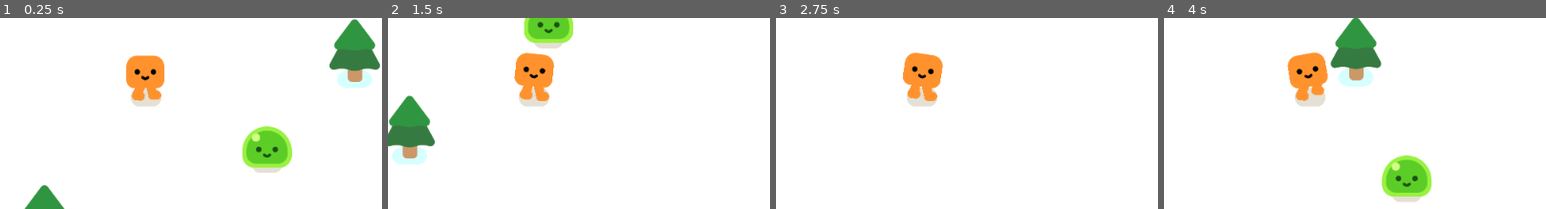
Above: before the commit, frames 1-4 (left to right).
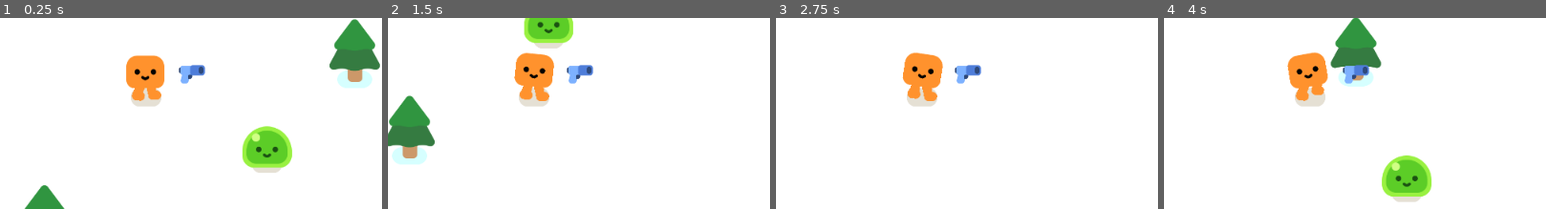
Above: after the commit, the same moments.

Repository: martindieck/gun-galore
Game: Godot game, scene res://game.tscn
Two runs of this game, one before a commit and one after it. Both use one fixed random seed, a clock stepped at 60 frames per second and the inputs below.
Inputs:
- Up to frame 1 (0.25 s): no input
- Up to frame 2 (1.5 s): hold D (move_right) 0.53-1.28 s; hold S (move_down) from 1.28 s (still down)
- Up to frame 3 (2.75 s): release S (move_down) at 2.03 s; hold D (move_right) from 2.03 s (still down)
- Up to frame 4 (4 s): release D (move_right) at 2.78 s; hold W (move_up) 2.78-3.53 s; hold A (move_left) from 3.53 s (still down)
The pictures show only the part of the screen within x 31-81%, y 29-79%; the shares and areas given below are measured in that part.

The runs differ from the first frame. In frame 1, 0.5% of the frame differs, in the area x 46-54%, y 24-35%; in frame 2, 0.5%; in frame 3, 0.5%; in frame 4, 0.5%.

Commit message:
Added Gun to Player and Modified Range

Diff:
--- a/gun.tscn
+++ b/gun.tscn
@@ -3,18 +3,19 @@
 [ext_resource type="Texture2D" uid="uid://cswb5do8rrj7q" path="res://pistol/pistol.png" id="1_fnb0u"]
 
 [sub_resource type="CircleShape2D" id="CircleShape2D_8f7ql"]
-radius = 203.01
+radius = 400.08
 
 [node name="Gun" type="Area2D"]
 
 [node name="CollisionShape2D" type="CollisionShape2D" parent="."]
+position = Vector2(0, 50)
 shape = SubResource("CircleShape2D_8f7ql")
 
 [node name="WeaponPivot" type="Marker2D" parent="."]
 
 [node name="Pistol" type="Sprite2D" parent="WeaponPivot"]
-position = Vector2(81, 0)
-scale = Vector2(0.6, 0.6)
+position = Vector2(100, -1.3113e-06)
+scale = Vector2(0.8, 0.8)
 texture = ExtResource("1_fnb0u")
 
 [node name="ShootingPoint" type="Marker2D" parent="WeaponPivot/Pistol"]
--- a/player.tscn
+++ b/player.tscn
@@ -1,7 +1,8 @@
-[gd_scene load_steps=4 format=3 uid="uid://c1x1drlovbauy"]
+[gd_scene load_steps=5 format=3 uid="uid://c1x1drlovbauy"]
 
 [ext_resource type="Script" path="res://player.gd" id="1_4q4jk"]
 [ext_resource type="PackedScene" uid="uid://pbmyh1qru7p" path="res://characters/happy_boo/happy_boo.tscn" id="1_cus25"]
+[ext_resource type="PackedScene" uid="uid://bctevgxryj3ga" path="res://gun.tscn" id="2_61am2"]
 
 [sub_resource type="CircleShape2D" id="CircleShape2D_1jqd7"]
 radius = 29.15
@@ -11,6 +12,9 @@
 platform_floor_layers = 4294967040
 script = ExtResource("1_4q4jk")
 
+[node name="Gun" parent="." instance=ExtResource("2_61am2")]
+position = Vector2(0, -50)
+
 [node name="HappyBoo" parent="." instance=ExtResource("1_cus25")]
 unique_name_in_owner = true
 
